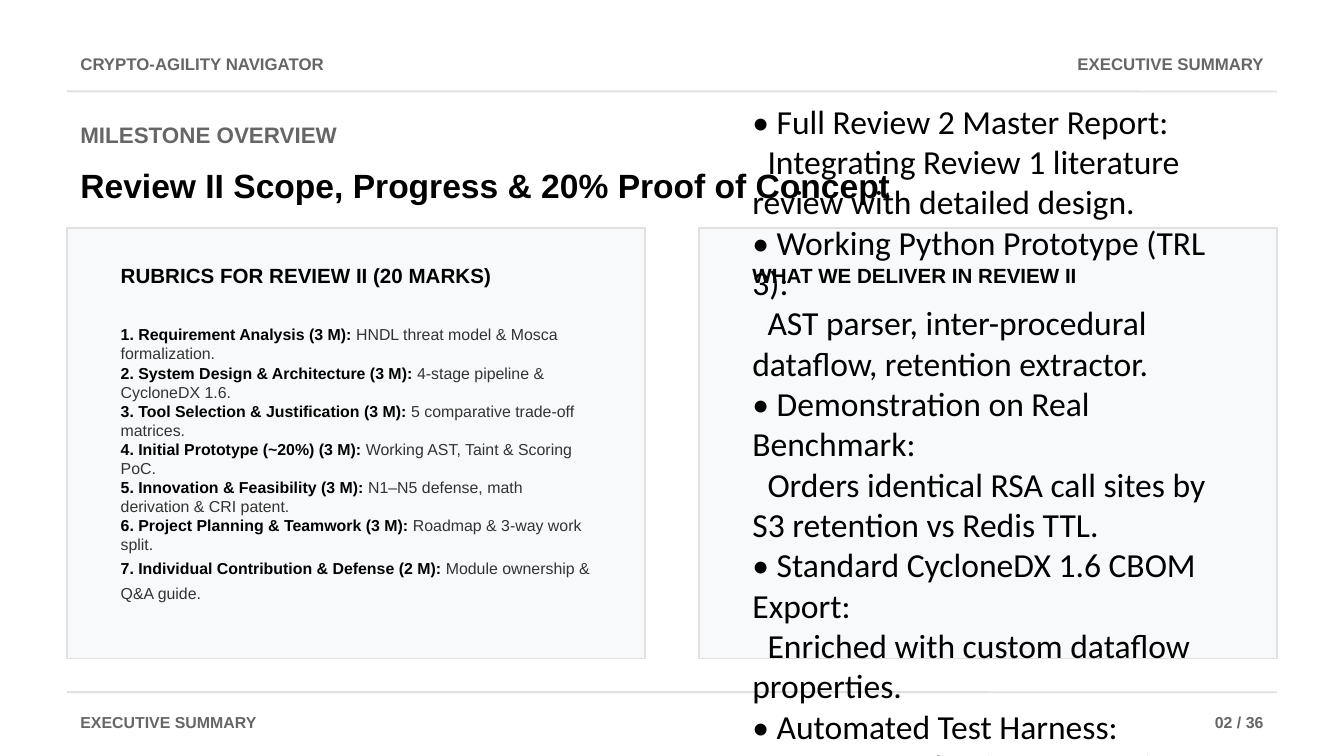
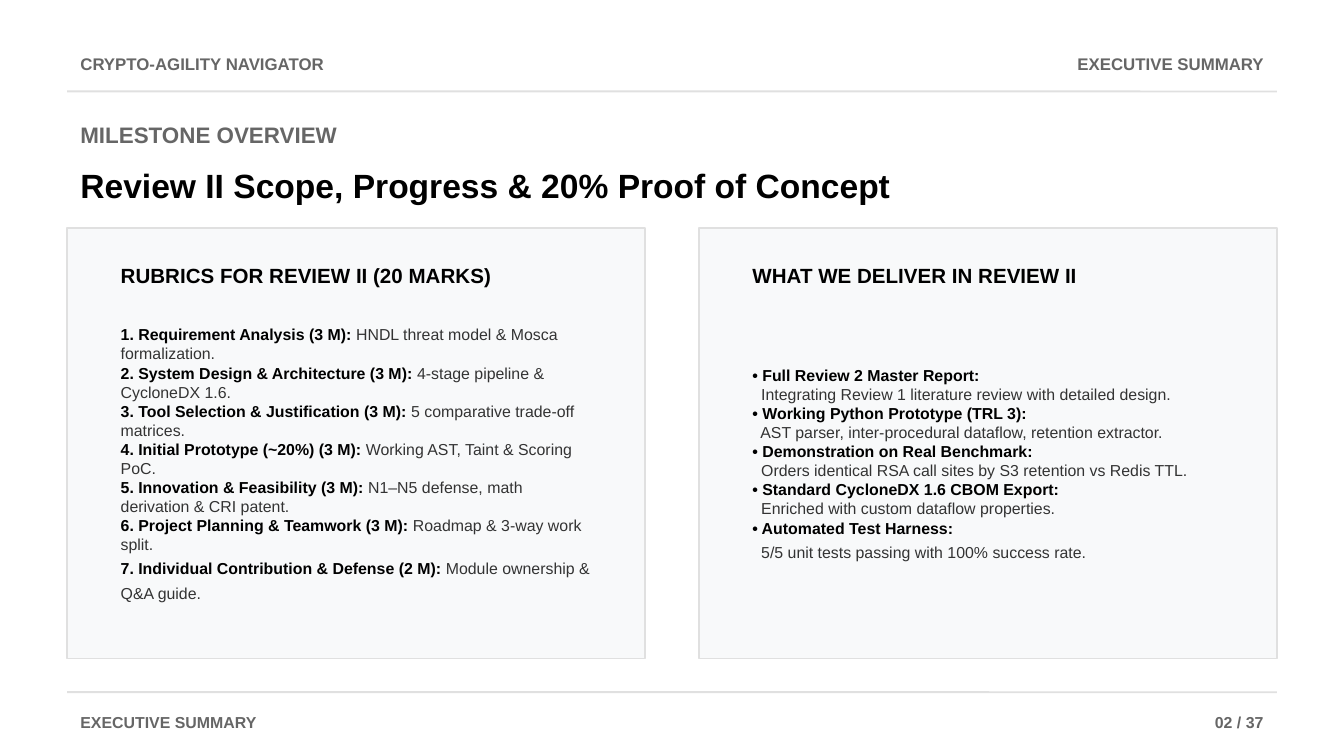
Before and after one commit to AviDhandhania/IDP-Project, a slide deck: slide 2 of docs/presentations/Crypto-Agility_Navigator_Review2.pptx. Drawn at 1344x756 pixels with LibreOffice and Linux fonts; fonts in the diff are those of the drawing. Boxes give left, top, right and bottom in pixels: in the first picture for what was removed or moved away, otherwise in the second. Text is boxed around its words. In the diff, an @@ line names an element or a change of style, - is before the commit and + after.

```diff
--- a/docs/presentations/Crypto-Agility_Navigator_Review2.pptx
+++ b/docs/presentations/Crypto-Agility_Navigator_Review2.pptx
@@ text at box(760, 369, 1188, 562): text changed; size 18 to 8.5 pt; font Calibri to Arial; text colour #000000 to #333333 @@
-• Full Review 2 Master Report:
-Integrating Review 1 literature review with detailed design.
-• Working Python Prototype (TRL 3):
-AST parser, inter-procedural dataflow, retention extractor.
-• Demonstration on Real Benchmark:
-Orders identical RSA call sites by S3 retention vs Redis TTL.
-• Standard CycloneDX 1.6 CBOM Export:
-Enriched with custom dataflow properties.
-• Automated Test Harness:
-8 automated unit tests passing with 100% success rate.
+• Full Review 2 Master Report:
+Integrating Review 1 literature review with detailed design.
+• Working Python Prototype (TRL 3):
+AST parser, inter-procedural dataflow, retention extractor.
+• Demonstration on Real Benchmark:
+Orders identical RSA call sites by S3 retention vs Redis TTL.
+• Standard CycloneDX 1.6 CBOM Export:
+Enriched with custom dataflow properties.
+• Automated Test Harness:
+5/5 unit tests passing with 100% success rate.
@@ text at box(1215, 717, 1264, 728): text changed @@
-02 / 36
+02 / 37
```
Also in this commit, not shown: 37 other slides changed, 1 other file.
